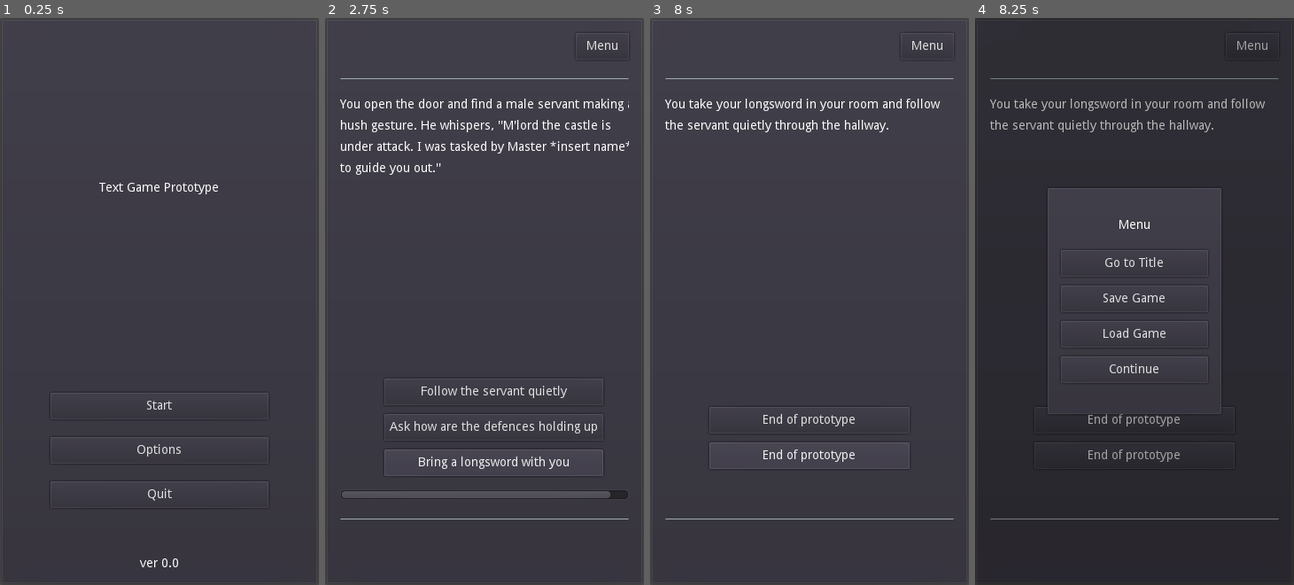
Above: before the commit, frames 1-4 (left to right).
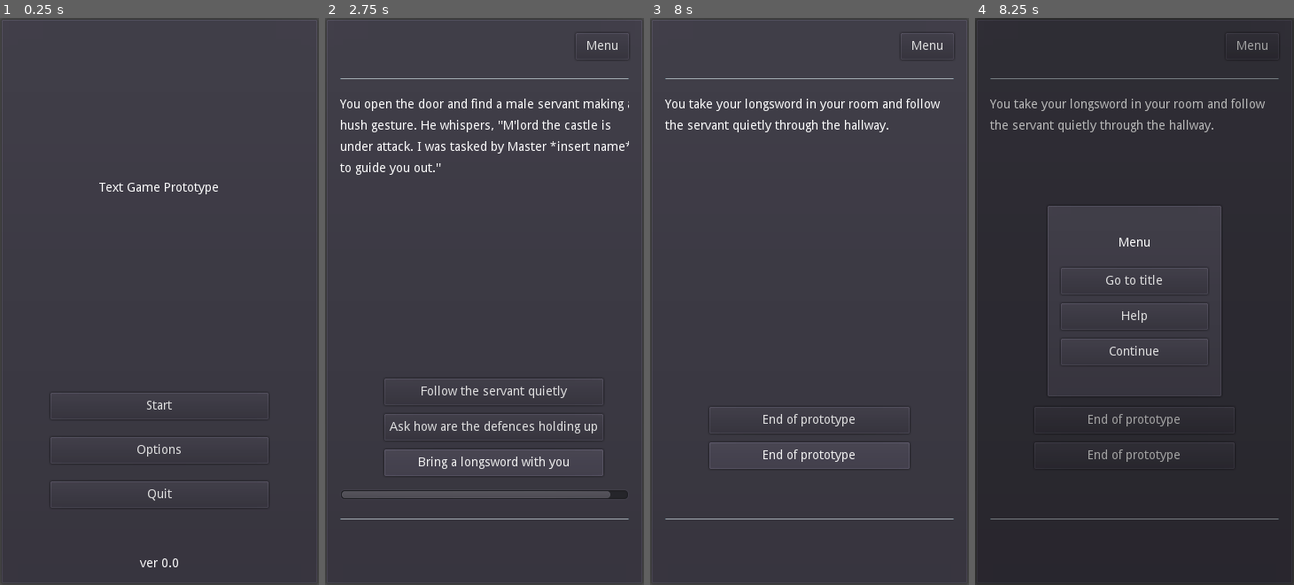
Above: after the commit, the same moments.

Repository: philipuriarte/A-Churchyard-of-Orphans
Game: Godot game, scene res://scenes/main.tscn
Same seed, same stepped clock (60 frames per second), same inputs: the game is played once before the commit and once after it.
Inputs:
- Up to frame 1 (0.25 s): no input
- Up to frame 2 (2.75 s): click "Start" at 0.5 s; click "Continue" at 1.25 s; click "Open the door" at 2 s
- Up to frame 3 (8 s): click "Follow the servant quietly" at 2.75 s; click "End of prototype" at 3.5 s; click "End of prototype" at 4.25 s; click "End of prototype" at 5 s; click "End of prototype" at 5.75 s; click "End of prototype" at 6.5 s; click "End of prototype" at 7.25 s
- Up to frame 4 (8.25 s): click "Menu" at 8 s

Frames 1-3 are identical in both runs. In frame 4, 1.8% of the frame differs, in the area x 22-78%, y 30-70%.

Commit message:
Update buttons in popup_menu

Diff:
--- a/scenes/popup_menu.tscn
+++ b/scenes/popup_menu.tscn
@@ -59,31 +59,23 @@
 margin_right = 166.0
 margin_bottom = 65.0
 rect_min_size = Vector2( 0, 30 )
-focus_mode = 0
-text = "Go to Title"
+enabled_focus_mode = 0
+text = "Go to title"
 
-[node name="SaveButton" type="Button" parent="MenuScreenContainer/MenuScreen/MenuMargin/MenuContainer"]
+[node name="HelpButton" type="Button" parent="MenuScreenContainer/MenuScreen/MenuMargin/MenuContainer"]
 margin_top = 75.0
 margin_right = 166.0
 margin_bottom = 105.0
 rect_min_size = Vector2( 0, 30 )
-focus_mode = 0
-text = "Save Game"
-
-[node name="LoadButton" type="Button" parent="MenuScreenContainer/MenuScreen/MenuMargin/MenuContainer"]
-margin_top = 115.0
-margin_right = 166.0
-margin_bottom = 145.0
-rect_min_size = Vector2( 0, 30 )
-focus_mode = 0
-text = "Load Game"
+enabled_focus_mode = 0
+text = "Help"
 
 [node name="ContinueButton" type="Button" parent="MenuScreenContainer/MenuScreen/MenuMargin/MenuContainer"]
 margin_top = 155.0
 margin_right = 166.0
 margin_bottom = 185.0
 rect_min_size = Vector2( 0, 30 )
-focus_mode = 0
+enabled_focus_mode = 0
 text = "Continue"
 
 [connection signal="gui_input" from="." to="." method="_on_PopupMenu_gui_input"]
